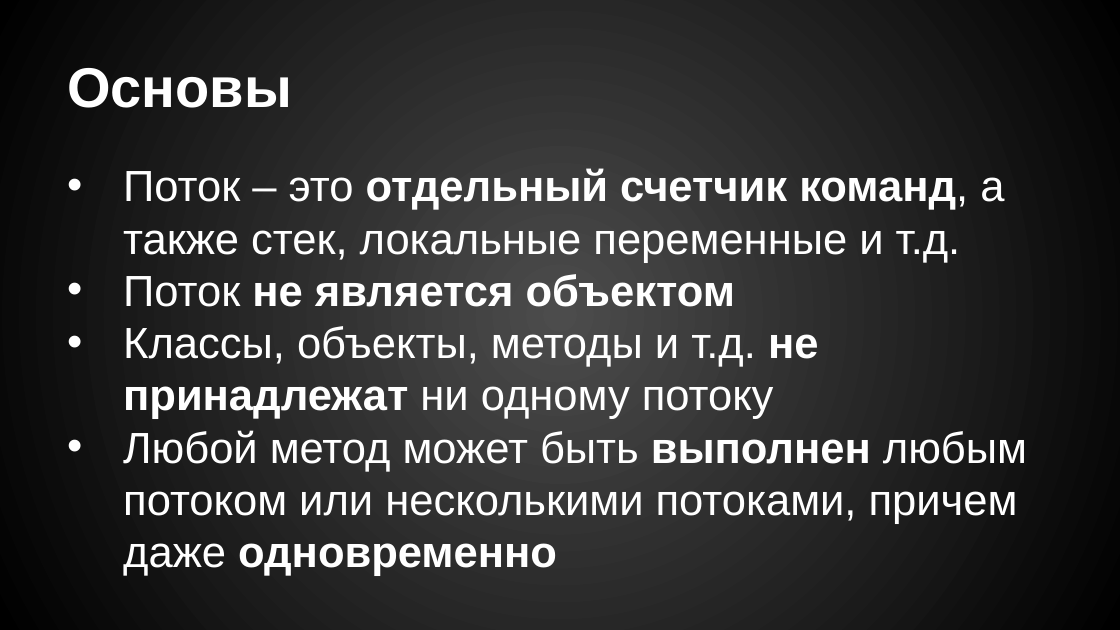
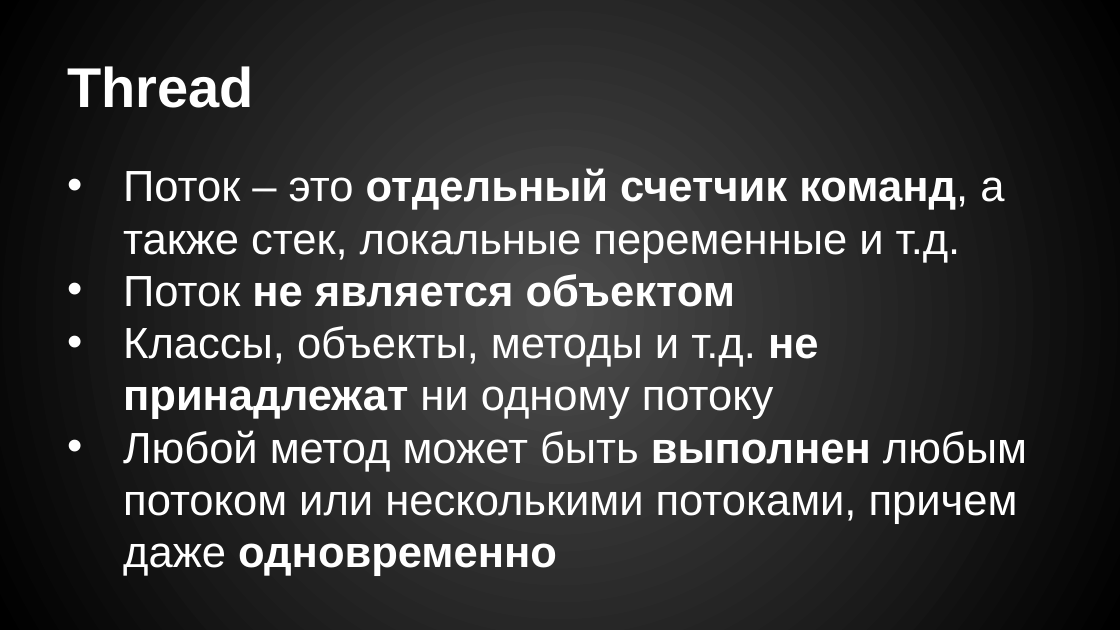
Before and after one commit to drxaos-edu/lecture-java-concurrency, a slide deck: slide 5 of concurrency.pptx. Drawn at 1120x630 pixels with LibreOffice and Linux fonts; fonts in the diff are those of the drawing. Boxes give left, top, right and bottom in pixels: in the first picture for what was removed or moved away, otherwise in the second. Text is boxed around its words. In the diff, an @@ line names an element or a change of style, - is before the commit and + after.

```diff
--- a/concurrency.pptx
+++ b/concurrency.pptx
@@ title at (67,66,254,108): text changed @@
-Основы
+Thread
```
Also in this commit, not shown: 2 other slides changed, 13 slides added, 1 slide removed, 3 other files.
